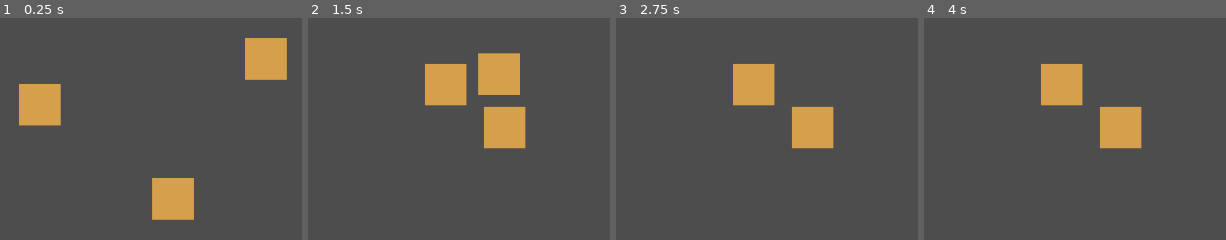
Above: before the commit, frames 1-4 (left to right).
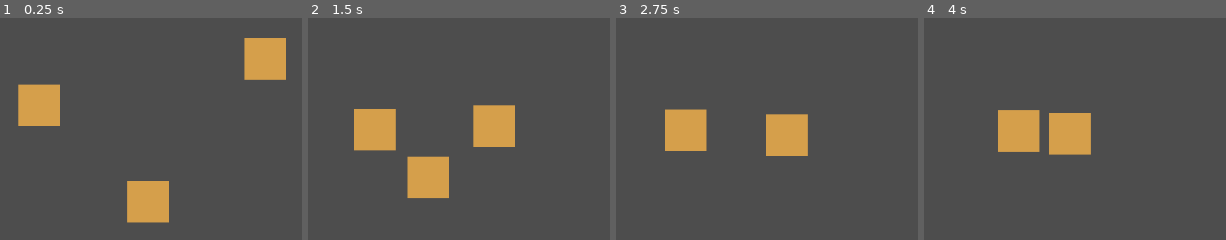
Above: after the commit, the same moments.

Repository: znichola/tent-general
Game: Godot game, scene res://game_board/game_board.tscn
Two runs of this game, one before a commit and one after it. Both use one fixed random seed, a clock stepped at 60 frames per second and the inputs below. The project has no main scene, so this scene is started directly.
Inputs:
- Up to frame 1 (0.25 s): no input
- Up to frame 2 (1.5 s): no input
- Up to frame 3 (2.75 s): tap Enter at 2 s
- Up to frame 4 (4 s): tap Space at 3.5 s

The runs differ from the first frame. In frame 1, 3.7% of the frame differs, in the area x 5-96%, y 9-93%; in frame 2, 12%, in the area x 15-73%, y 15-82%; in frame 3, 8.9%; in frame 4, 11%.

Commit message:
Refactor vision signals

Diff:
--- a/game_board/components/attack_component.gd
+++ b/game_board/components/attack_component.gd
@@ -8,7 +8,6 @@
 
 var can_attack: bool = true
 var cooldown_timer: float = 0.0
-
 
 func _process(delta: float) -> void:
 	if not can_attack:
--- a/game_board/components/collision_component.gd
+++ b/game_board/components/collision_component.gd
@@ -6,10 +6,10 @@
 
 func _on_area_entered(area: Area2D) -> void:
 	var unit = area.get_parent()
-	if unit.is_in_group("units") and self.get_parent() != unit:
+	if unit is Unit and self.get_parent() != unit:
 		on_collision_enter.emit(unit)
 
 func _on_area_exited(area: Area2D) -> void:
 	var unit = area.get_parent()
-	if unit.is_in_group("units") and self.get_parent() != unit:
+	if unit is Unit and self.get_parent() != unit:
 		on_collision_exit.emit(unit)
--- a/game_board/components/movement_component.gd
+++ b/game_board/components/movement_component.gd
@@ -1,15 +1,14 @@
 extends Node
 class_name MovementComponent
 
-@onready var collision_component = $"../CollisionComponent"
+@onready var collision_component : CollisionComponent = get_node("../CollisionComponent")
 
 @export var speed: float = 100.0
 @export var can_move: bool = true
 
 func _ready() -> void:
-	if collision_component:
-		collision_component.on_collision_enter.connect(_on_collision_enter)
-		collision_component.on_collision_exit.connect(_on_collision_exit)
+	collision_component.on_collision_enter.connect(_on_collision_enter)
+	collision_component.on_collision_exit.connect(_on_collision_exit)
 
 func _on_collision_enter(_unit: Unit) -> void:
 	can_move = false
--- a/game_board/components/unit_ai_component.gd
+++ b/game_board/components/unit_ai_component.gd
@@ -7,34 +7,24 @@
 	MOVING_TO_POSITION,
 }
 
-@onready var movement_component = $"../MovementComponent"
-@onready var vision_component = $"../VisionComponent"
-@onready var attack_component = $"../AttackComponent"
+@onready var movement_component: MovementComponent = get_node("../MovementComponent")
+@onready var vision_component: VisionComponent = get_node("../VisionComponent")
+@onready var attack_component: AttackComponent = get_node("../AttackComponent")
 
 var state = AIState.IDLE
 var direction: Vector2 = Vector2.ZERO
 var current_target: Unit = null
 
 func _ready() -> void:
-	print("UnitAIComponent ready for ", self.get_parent().name)
-	if vision_component:
-		print("Connecting vision_updated signal for ", self.get_parent().name)
-		vision_component.on_enter_vision.connect(_on_enter_vision)
-		vision_component.on_exit_vision.connect(_on_exit_vision)
+	vision_component.on_update_closest_target.connect(_on_update_closest_target)
 
-func _on_enter_vision(unit: Unit) -> void:
-	print("Vision updated for ", self.get_parent().name, ": saw unit ", unit.name)
+func _on_update_closest_target(unit: Unit) -> void:
 	current_target = unit
-	state = AIState.MOVING_TO_UNIT
-
-func _on_exit_vision(_unit: Unit) -> void:
-	current_target = vision_component.get_closest_target()
 
 	if current_target:
 		state = AIState.MOVING_TO_UNIT
 	else:
 		state = AIState.IDLE
-
 
 func _process(delta: float) -> void:
 	if state == AIState.IDLE:
@@ -42,12 +32,11 @@
 	elif state == AIState.MOVING_TO_POSITION:
 		pass
 		#TODO: implement moving to position logic
-		# if movement_component:
-		# 	var target_position = direction * movement_component.speed * delta
-		# 	movement_component.move_to(target_position, delta, self.get_parent())
+		# var target_position = direction * movement_component.speed * delta
+		# movement_component.move_to(target_position, delta, self.get_parent())
 	elif state == AIState.MOVING_TO_UNIT:
-		if movement_component and current_target:
+		if current_target:
 			movement_component.try_move_to(current_target.position, delta, self.get_parent())
 
-	if current_target and attack_component:
+	if current_target:
 		attack_component.attack_if_possible(current_target)
--- a/game_board/components/vision_component.gd
+++ b/game_board/components/vision_component.gd
@@ -1,40 +1,33 @@
 extends Area2D
 class_name VisionComponent
 
-signal on_enter_vision(unit: Unit)
-signal on_exit_vision(unit: Unit)
+signal on_update_closest_target(unit: Unit)
 
-func _on_area_entered(area: Area2D) -> void:
-	var unit = area.get_parent()
-	if unit.is_in_group("units") and self.get_parent() != unit:
-		on_enter_vision.emit(unit)
+var current_closest_target: Unit = null
+
+func _on_area_entered(_area: Area2D) -> void:
+	#TODO: can be optimized by only checking the new area instead of all areas
+	try_update_closest_target(null)
 
 func _on_area_exited(area: Area2D) -> void:
-	var unit = area.get_parent()
-	if unit.is_in_group("units") and self.get_parent() != unit:
-		on_exit_vision.emit(unit)
+	try_update_closest_target(area)
 
-func get_closest_target() -> Unit:
-	var closest: Unit = null
+func try_update_closest_target(ignored_area: Area2D) -> void:
 	var best_dist := INF
 	var my_pos := global_position
 
-	# TODO fix this, it's returning an empty list even though there are things there
 	for area in get_overlapping_areas():
 		var unit := area.get_parent()
+		var is_self = self.get_parent() == unit
 
-		print("Testing UNIT", unit)
-
-		if not unit.is_in_group("units") and self.get_parent() != unit:
+		if not unit is Unit or is_self or area == ignored_area:
 			continue
 
 		if unit is Unit:
-			# Use global becuse nodes might not share a parent
-			var d := my_pos.distance_to(unit.global_position)
+			var current_dist := my_pos.distance_to(unit.global_position)
 
-			if d < best_dist:
-				best_dist = d
-				closest = unit
+			if current_dist < best_dist:
+				best_dist = current_dist
+				current_closest_target = unit
 
-	print("NEW closes target", closest)
-	return closest
+	on_update_closest_target.emit(current_closest_target)
--- a/game_board/units/unit.gd
+++ b/game_board/units/unit.gd
@@ -1,13 +1,10 @@
 extends Node2D
 class_name Unit
 
-@onready var health_component: HealthComponent = $HealthComponent
+@onready var health_component: HealthComponent = get_node("HealthComponent")
 
 func _ready() -> void:
-	add_to_group("units")
-	if health_component:
-		health_component.on_death.connect(_on_died)
+	health_component.on_death.connect(_on_died)
 
 func _on_died() -> void:
-	remove_from_group("units")
 	queue_free()
Not shown: 1 places in game_board/units/unit.tscn that only renumber resources
